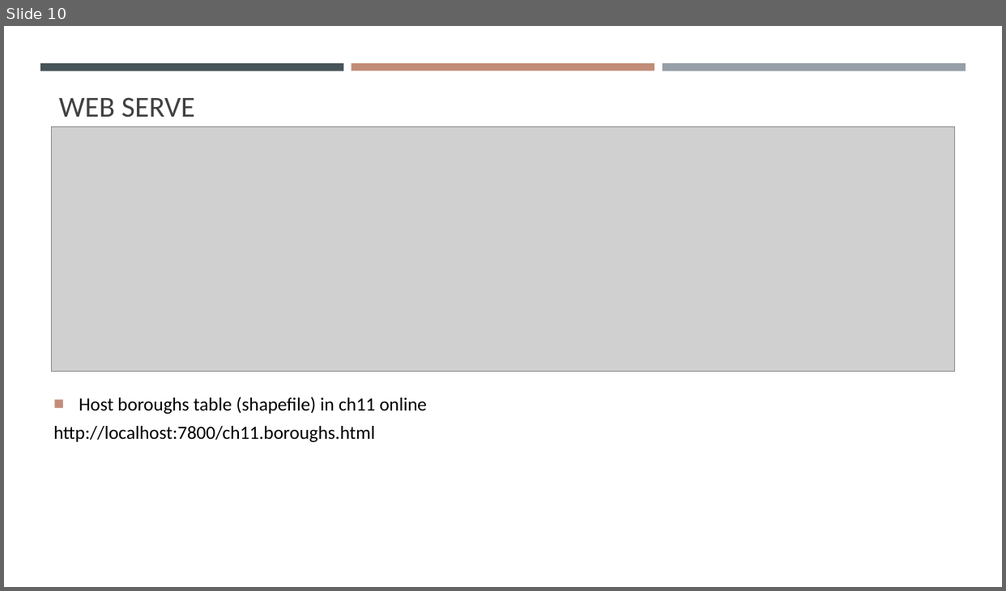
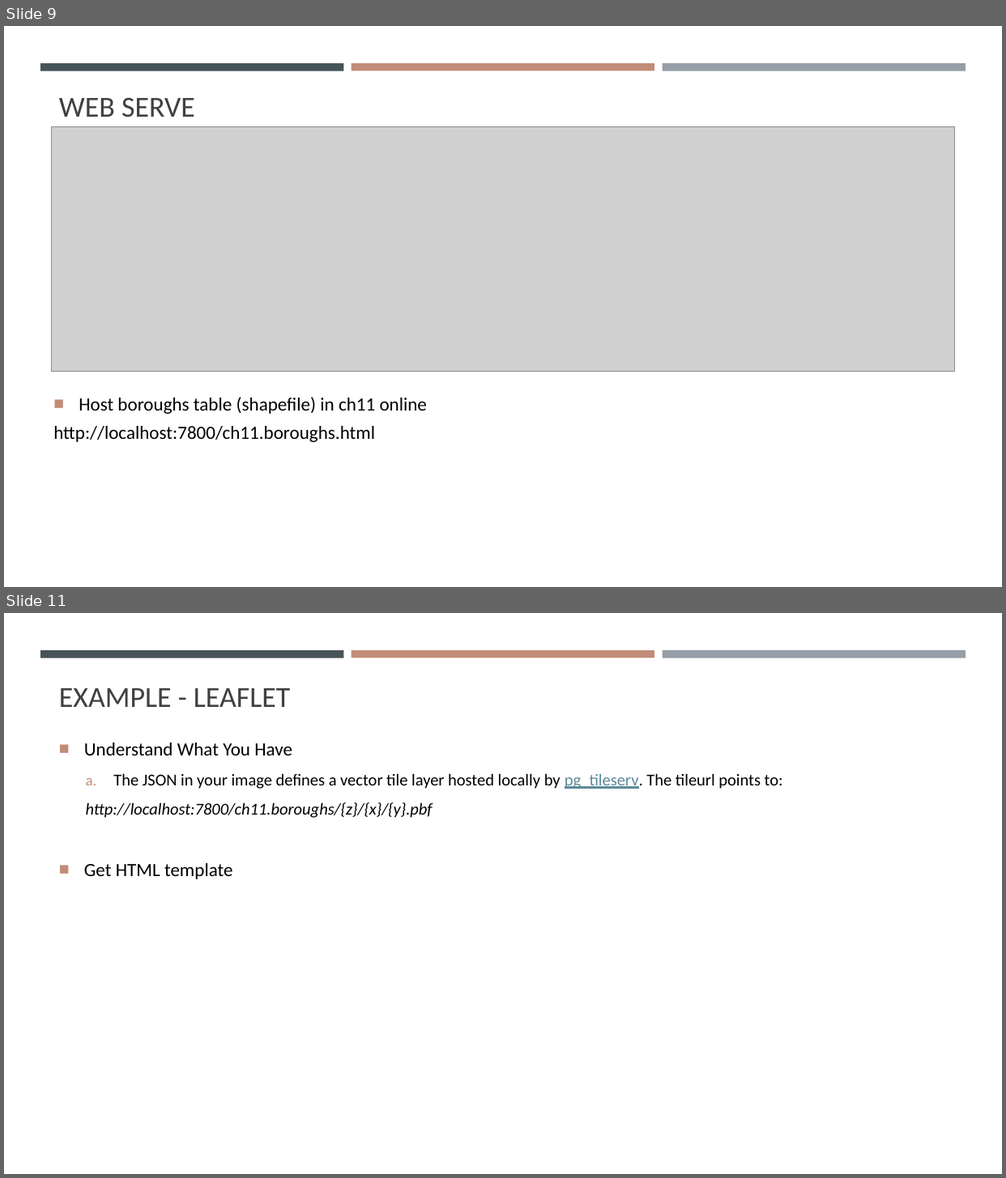
Before and after one commit to gisynw/ssj-376, a slide deck: docs/Lectures/Week14/Week14.pptx. Shown one above the other, each under a label of ours: slide 10 before the commit, slides 9 and 11 after it; the slides between them are not shown. The pictures are 1006x591 and 1006x1178 pixels, drawn with LibreOffice and Linux fonts; fonts in the diff are those of the drawing; grey boxes stand for pictures. Boxes give left, top, right and bottom in pixels: in the first picture for what was removed or moved away, otherwise in the second. Text is boxed around its words. In the diff, an @@ line names an element or a change of style, - is before the commit and + after.

```diff
--- a/docs/Lectures/Week14/Week14.pptx
+++ b/docs/Lectures/Week14/Week14.pptx
@@ slide 11 added at (x1=4, y1=613, x2=1002, y2=1174), background #FFFFFF; not listed: 3 template elements that a slide beside it also shows @@
@@ title added at (x1=59, y1=688, x2=291, y2=707), 28 pt, text #404040 @@
+EXAMPLE - LEAFLET
@@ text added at (x1=84, y1=743, x2=783, y2=879), 16 pt, text #000000 @@
+■ Understand What You Have
+  a. The JSON in your image defines a vector tile layer hosted locally by pg_tileserv. The tileurl points to:
+  http://localhost:7800/ch11.boroughs/{z}/{x}/{y}.pbf
+■ Get HTML template
@@ what was slide 10 is now slide 9 @@
```
Also in this commit, not shown: 5 slides changed, 1 other slide added, 3 slides removed, 4 other files.
